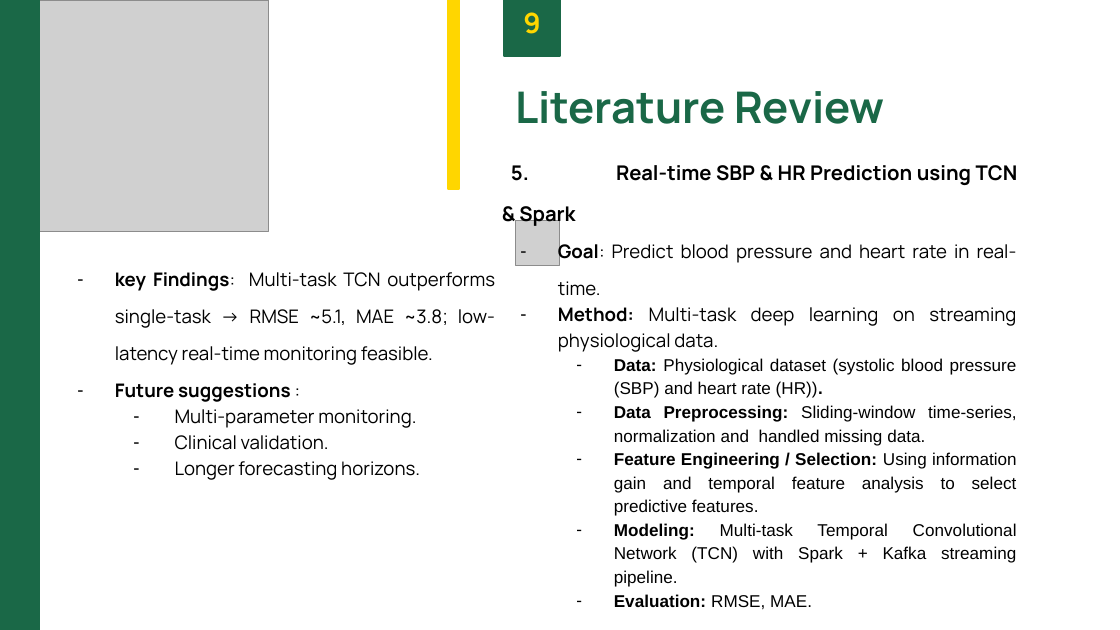
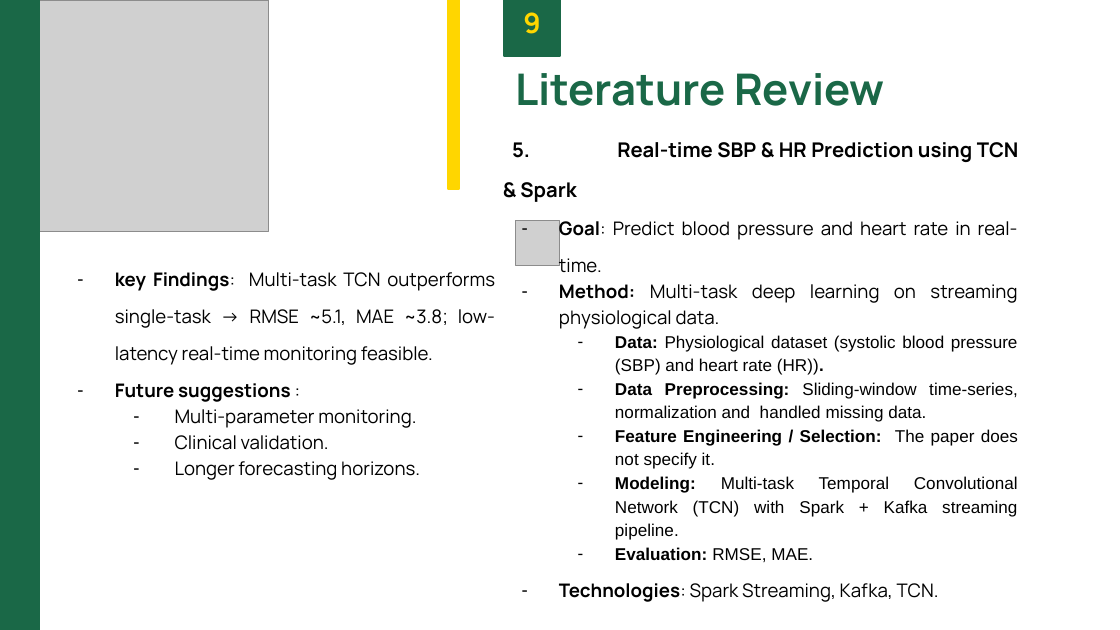
Before and after one commit to be-great/Big_Data_Analytics_in_Healthcare, a slide deck: slide 11 of Bigdata.pptx. Drawn at 1120x630 pixels with LibreOffice and Linux fonts; fonts in the diff are those of the drawing; grey boxes stand for pictures. Boxes give left, top, right and bottom in pixels: in the first picture for what was removed or moved away, otherwise in the second. Text is boxed around its words. In the diff, an @@ line names an element or a change of style, - is before the commit and + after.

```diff
--- a/Bigdata.pptx
+++ b/Bigdata.pptx
@@ text "Literature Review": place and size @@
-text "Literature Review" at box(515, 91, 885, 124)
+text "Literature Review" at box(515, 73, 885, 106)
@@ text "5. Real-time SBP & HR ...": place and size @@
-text "5. Real-time SBP & HR ..." at box(511, 165, 1018, 610)
+text "5. Real-time SBP & HR ..." at box(512, 142, 1019, 602)
@@ text at box(615, 429, 1018, 469): text changed; bold on @@
-  – Feature Engineering / Selection: Using information gain and temporal feature analysis to select predictive features.
+  – Feature Engineering / Selection: The paper does not specify it.
```
Also in this commit, not shown: 4 other slides changed, 1 other file.
